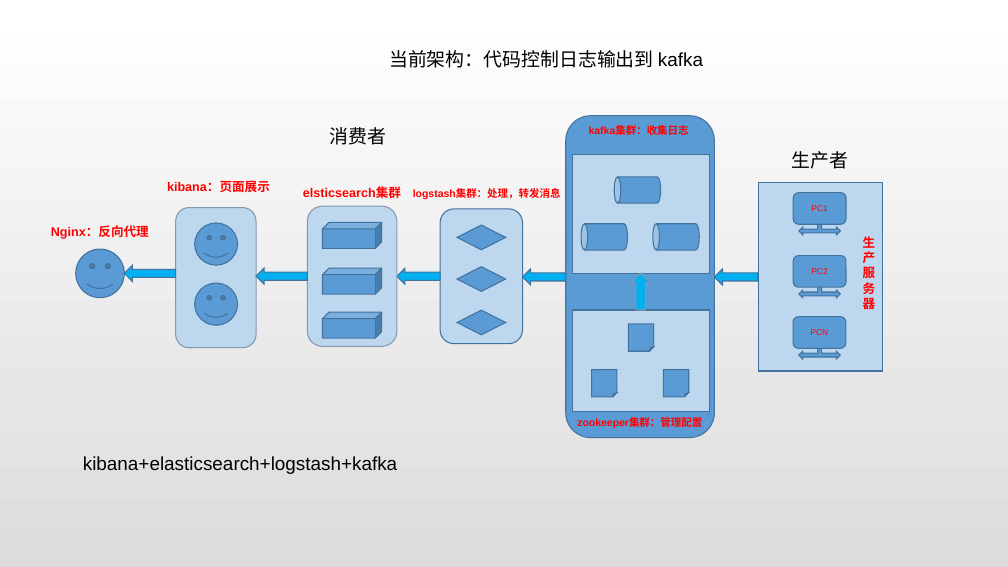
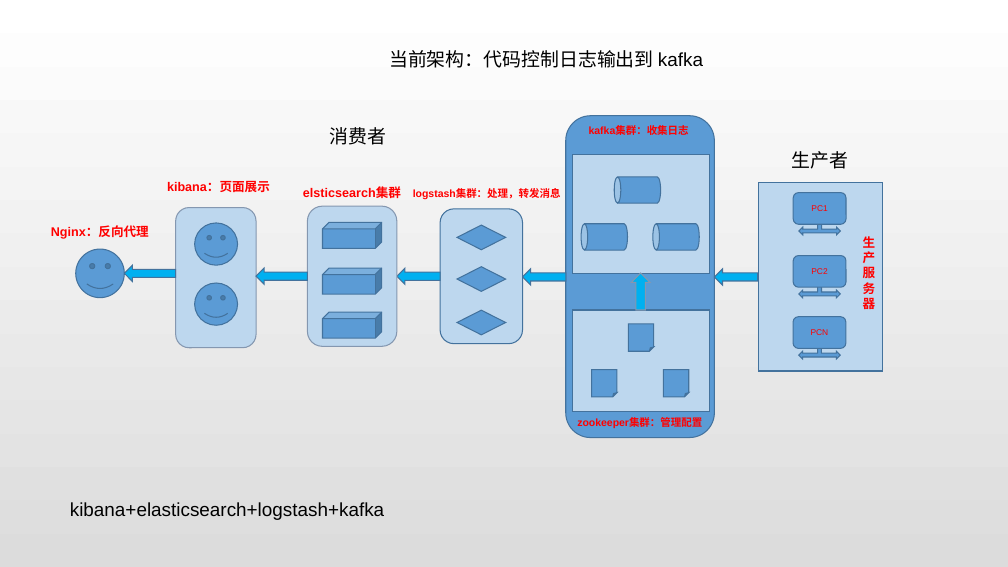
Before and after one commit to lzchub/iRecord, a slide deck: slide 1 of ELK Stack/ELK+kafka日志收集框架.pptx. Drawn at 1008x567 pixels with LibreOffice and Linux fonts; fonts in the diff are those of the drawing. Boxes give left, top, right and bottom in pixels: in the first picture for what was removed or moved away, otherwise in the second. Text is boxed around its words. In the diff, an @@ line names an element or a change of style, - is before the commit and + after.

```diff
--- a/ELK Stack/ELK+kafka日志收集框架.pptx
+++ b/ELK Stack/ELK+kafka日志收集框架.pptx
@@ text "kibana+elasticsearch+logstash+kafka" moved from (x1=83, y1=456, x2=397, y2=474) to (x1=70, y1=502, x2=384, y2=520) @@
```
Also in this commit, not shown: 13 other files.
